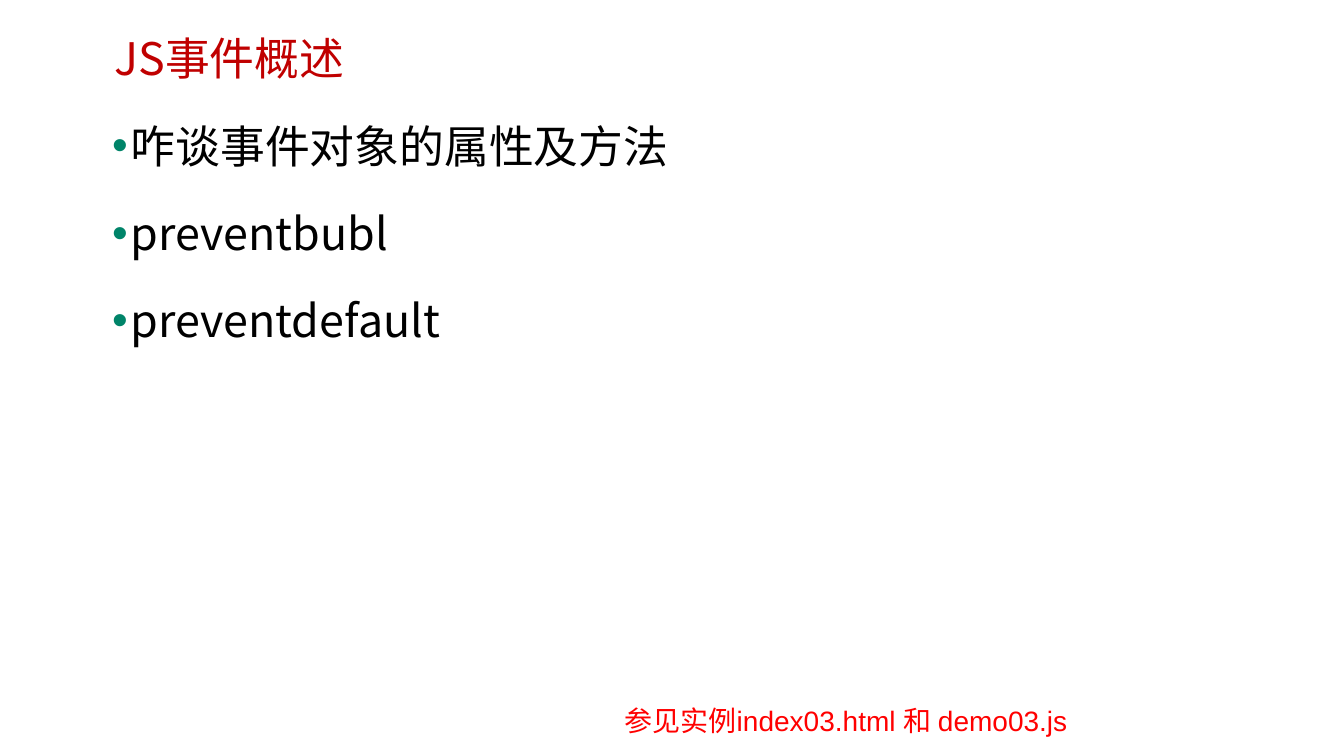
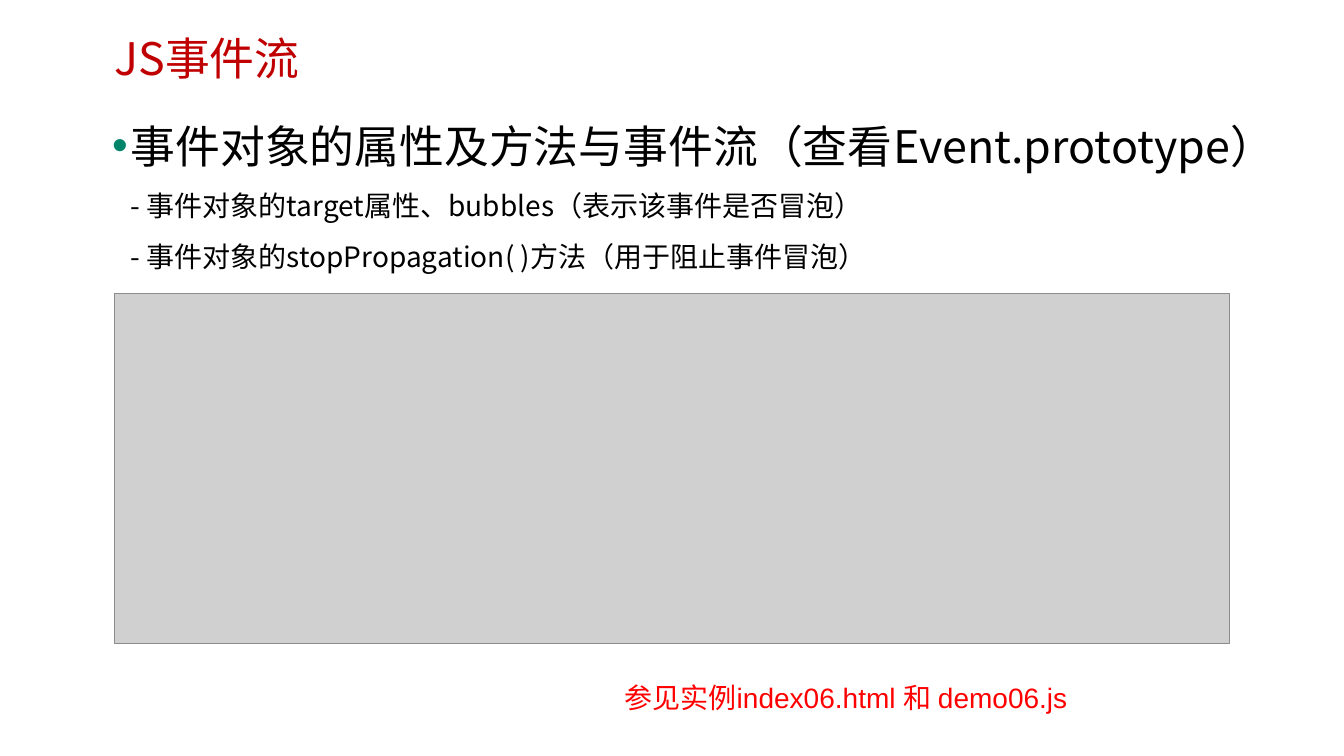
Before and after one commit to edu2act/course-javascript-advanced, a slide deck: slide 13 of 课程PPT/25.事件处理（事件流-待修改）.pptx (slide 10 before the commit). Drawn at 1344x756 pixels with LibreOffice and Linux fonts; fonts in the diff are those of the drawing; grey boxes stand for pictures; background and template pictures are left out. Boxes give left, top, right and bottom in pixels: in the first picture for what was removed or moved away, otherwise in the second. Text is boxed around its words. In the diff, an @@ line names an element or a change of style, - is before the commit and + after.

```diff
--- a/课程PPT/25.事件处理（事件流-待修改）.pptx
+++ b/课程PPT/25.事件处理（事件流-待修改）.pptx
@@ text at bbox=[114, 37, 299, 79]: text changed @@
-JS事件概述
+JS事件流
@@ text at bbox=[131, 124, 1276, 274]: text changed; size 32 to 20 pt @@
-• 咋谈事件对象的属性及方法
-• preventbubl
-• preventdefault
+• 事件对象的属性及方法与事件流（查看Event.prototype）
+  - 事件对象的target属性、bubbles（表示该事件是否冒泡）
+  - 事件对象的stopPropagation( )方法（用于阻止事件冒泡）
@@ picture added at bbox=[115, 293, 1230, 643] @@
@@ text at bbox=[625, 684, 1067, 713]: text changed @@
-参见实例index03.html 和 demo03.js
+参见实例index06.html 和 demo06.js
```
Also in this commit, not shown: 6 other slides changed, 5 slides added, 2 slides removed, 5 other files.
